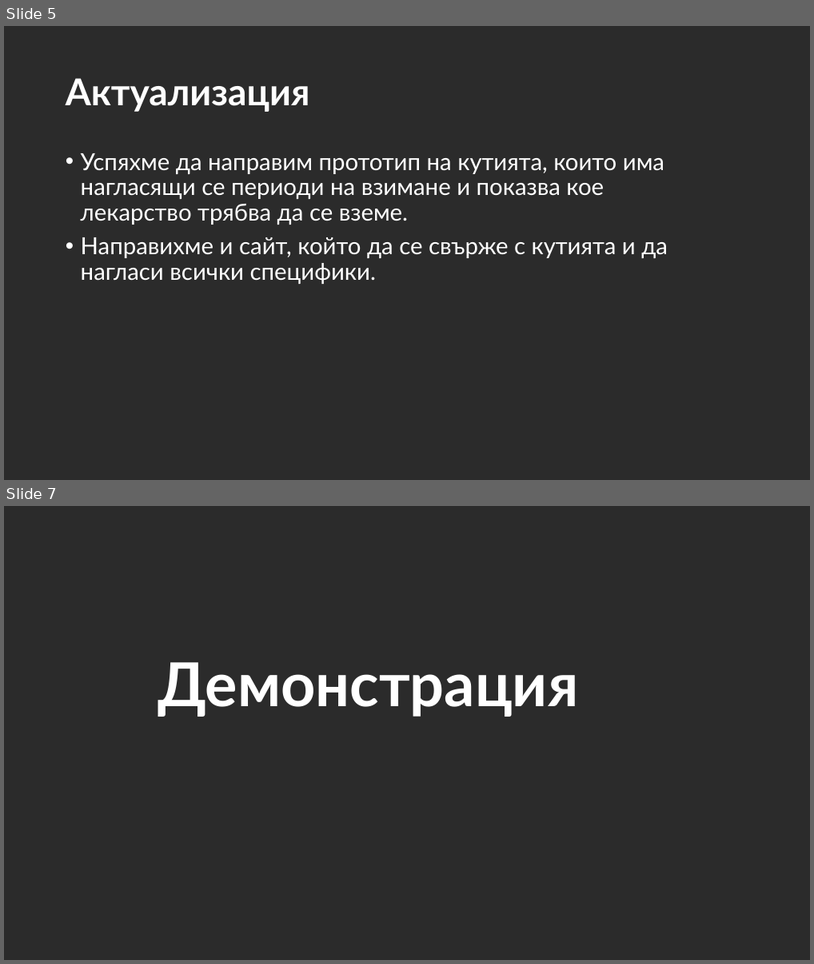
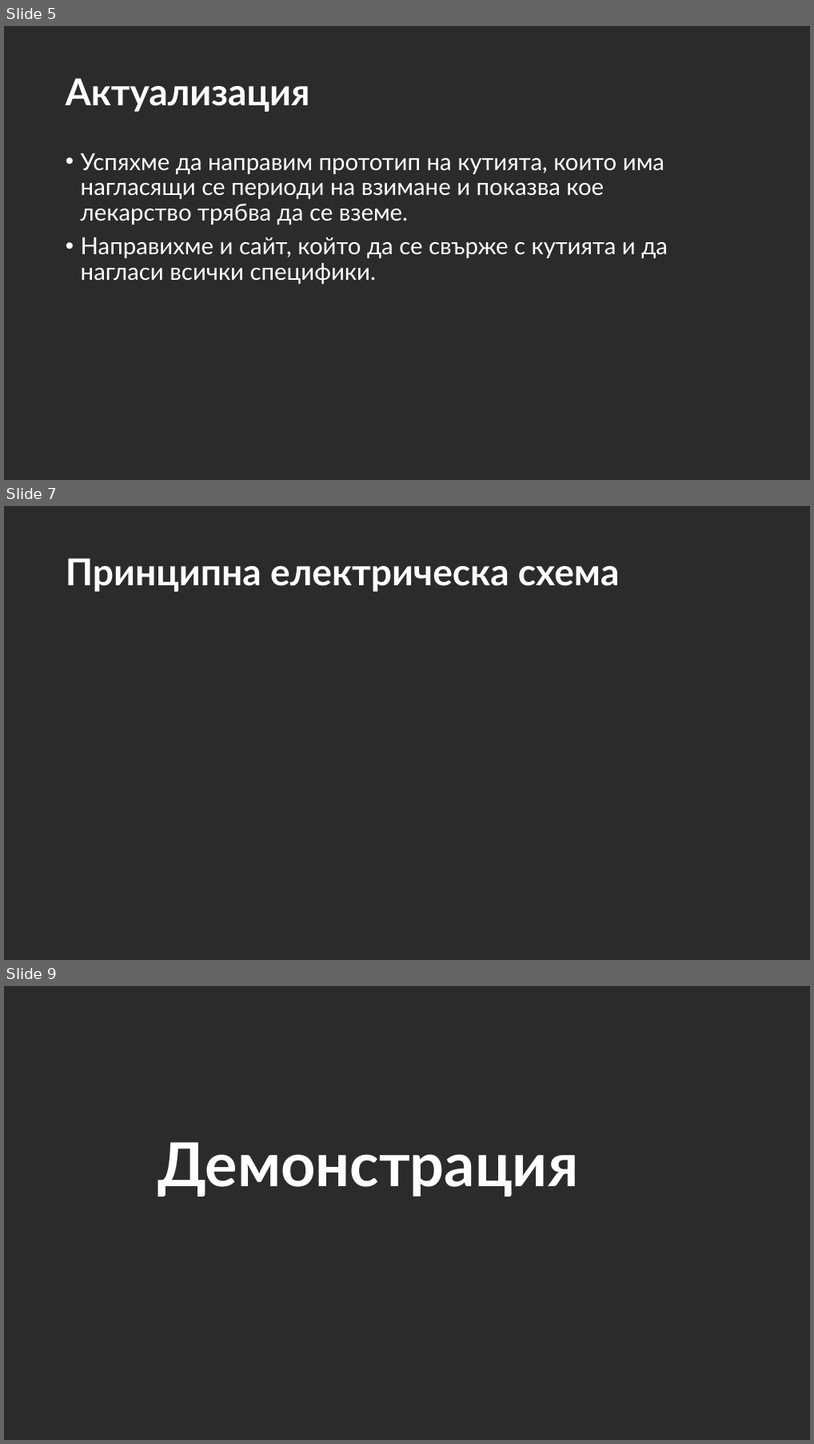
Before and after one commit to VicRattlehead502/Medicine-Man, a slide deck: Prezentaciq.pptx. Shown one above the other, each under a label of ours: slides 5 and 7 before the commit, slides 5, 7 and 9 after it; the slides between them are not shown. The pictures are 814x964 and 814x1444 pixels, drawn with LibreOffice and Linux fonts; fonts in the diff are those of the drawing; background and template pictures are left out; a plain dark background stands for a picture behind light text. Boxes give left, top, right and bottom in pixels: in the first picture for what was removed or moved away, otherwise in the second. Text is boxed around its words. In the diff, an @@ line names an element or a change of style, - is before the commit and + after.

```diff
--- a/Prezentaciq.pptx
+++ b/Prezentaciq.pptx
@@ slide 7 added at (x1=4, y1=506, x2=810, y2=960), background picture (left out) @@
@@ title added at (x1=66, y1=558, x2=620, y2=592), 44 pt, text #FFFFFF, bold @@
+Принципна електрическа схема
@@ what was slide 7 is now slide 9 @@
```
Also in this commit, not shown: 5 slides changed, 4 other slides added, 1 slide removed, 12 other files.
